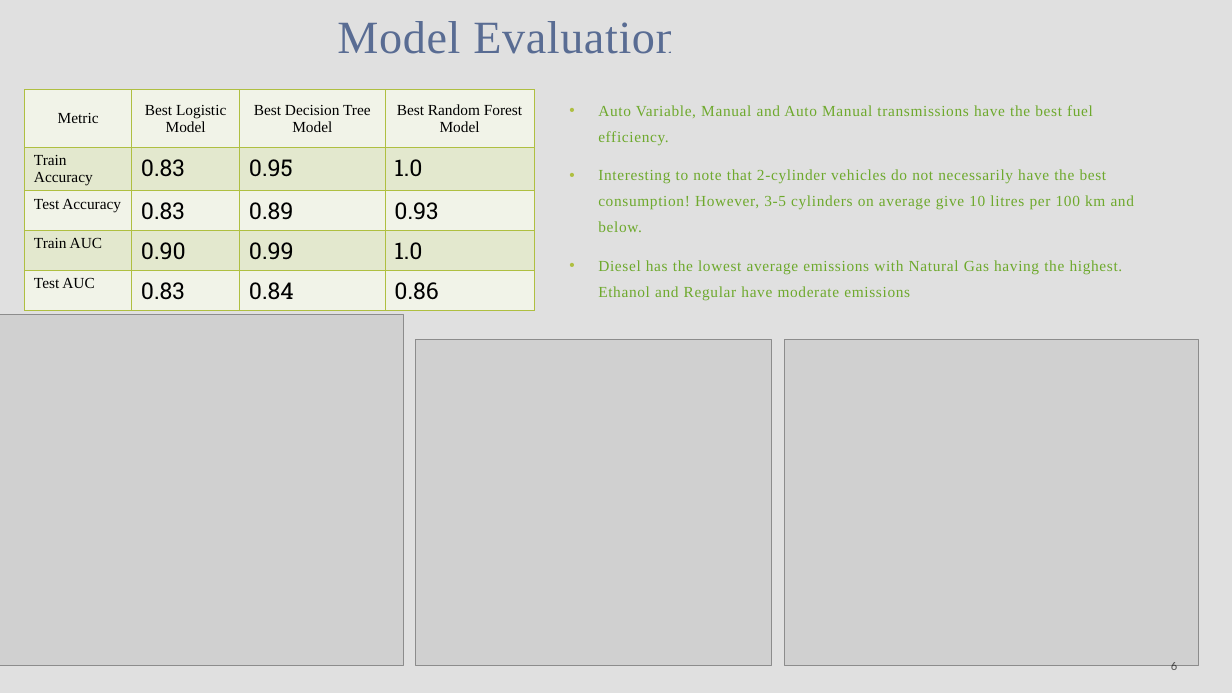
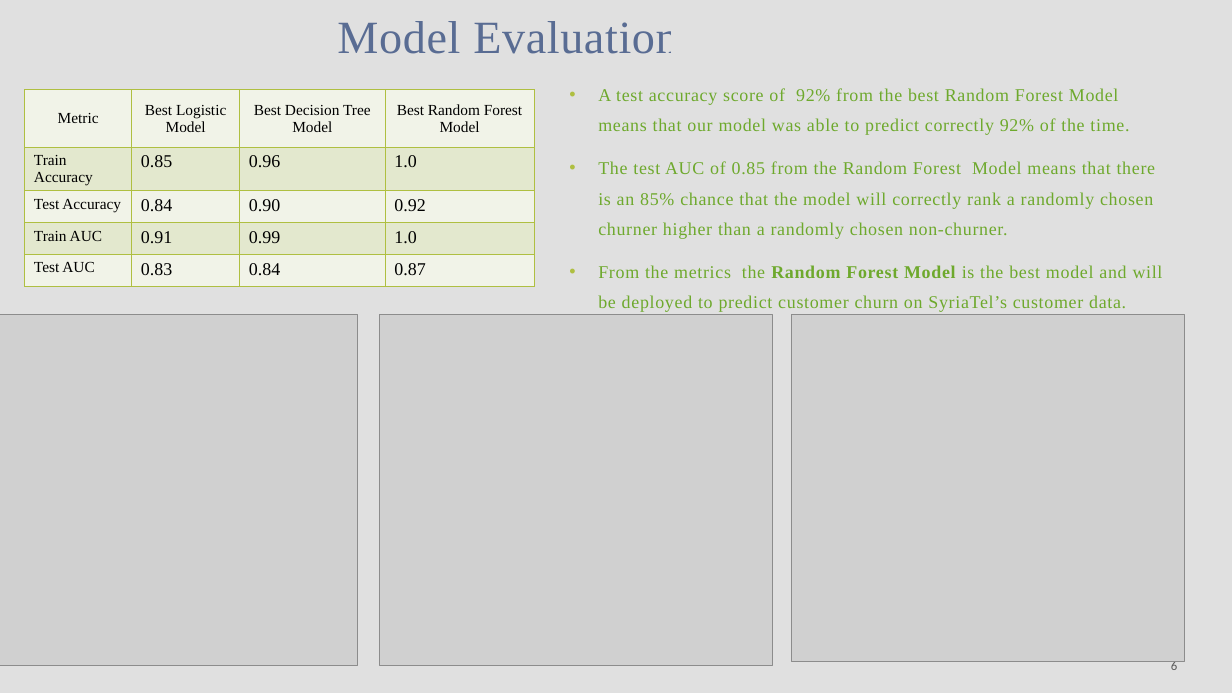
Before and after one commit to WambuiMunene/Phase-3-Project, a slide deck: slide 6 of Presentation.pptx. Drawn at 1232x693 pixels with LibreOffice and Linux fonts; fonts in the diff are those of the drawing; grey boxes stand for pictures. Boxes give left, top, right and bottom in pixels: in the first picture for what was removed or moved away, otherwise in the second. Text is boxed around its words. In the diff, an @@ line names an element or a change of style, - is before the commit and + after.

```diff
--- a/Presentation.pptx
+++ b/Presentation.pptx
@@ text at bbox=[598, 88, 1163, 312]: text changed; size 12 to 14 pt @@
-• Auto Variable, Manual and Auto Manual transmissions have the best fuel efficiency.
-• Interesting to note that 2-cylinder vehicles do not necessarily have the best consumption! However, 3-5 cylinders on average give 10 litres per 100 km and below.
-• Diesel has the lowest average emissions with Natural Gas having the highest. Ethanol and Regular have moderate emissions
+• A test accuracy score of 92% from the best Random Forest Model means that our model was able to predict correctly 92% of the time.
+• The test AUC of 0.85 from the Random Forest Model means that there is an 85% chance that the model will correctly rank a randomly chosen churner higher than a randomly chosen non-churner.
+• From the metrics the Random Forest Model is the best model and will be deployed to predict customer churn on SyriaTel’s customer data.
@@ table at bbox=[25, 90, 534, 289] @@
-row 2, column 2: 0.83
+row 2, column 2: 0.85
-row 2, column 3: 0.95
+row 2, column 3: 0.96
-row 3: Test Accuracy | 0.83 | 0.89 | 0.93
+row 3: Test Accuracy | 0.84 | 0.90 | 0.92
-row 4, column 2: 0.90
+row 4, column 2: 0.91
-row 5, column 4: 0.86
+row 5, column 4: 0.87
@@ size 18 to 14 pt, font Roboto Slab to Times New Roman in "1.0", "0.99", "1.0", "0.83" and 1 more places @@
@@ picture: place and size @@
-picture at bbox=[0, 315, 404, 666]
+picture at bbox=[0, 315, 358, 666]
@@ picture: place and size @@
-picture at bbox=[416, 339, 772, 665]
+picture at bbox=[380, 315, 773, 666]
@@ picture: place and size @@
-picture at bbox=[785, 339, 1200, 665]
+picture at bbox=[792, 315, 1185, 662]
```
Also in this commit, not shown: 2 other slides changed, 2 slides added, 3 slides removed, 2 other files.
